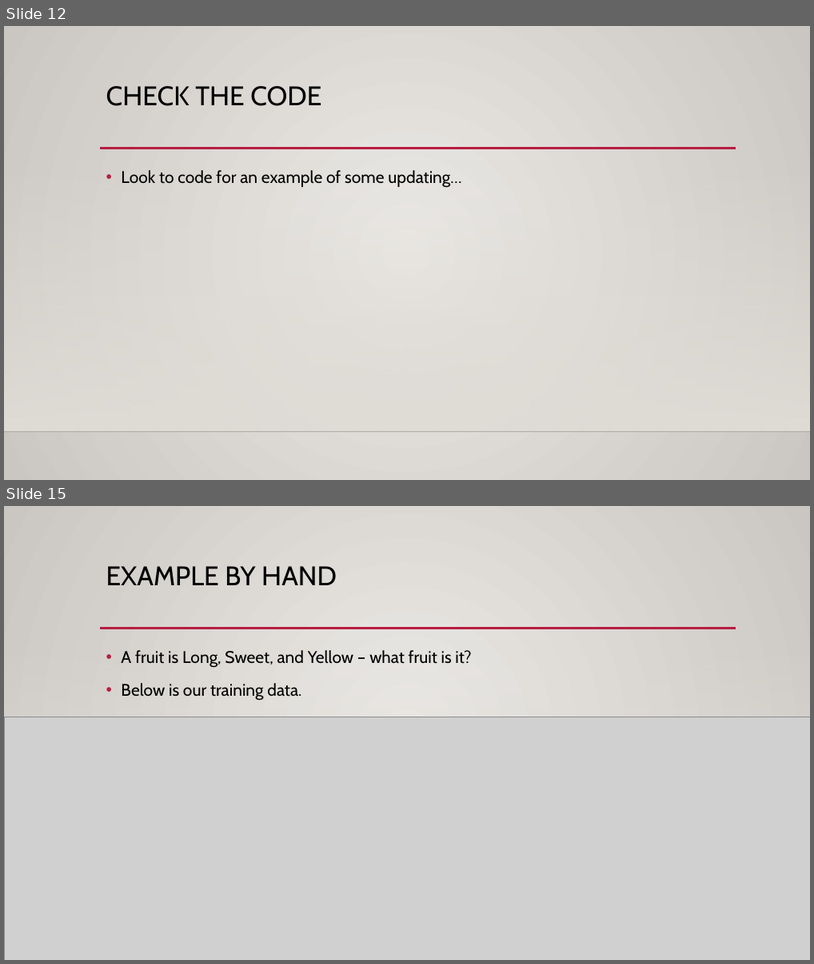
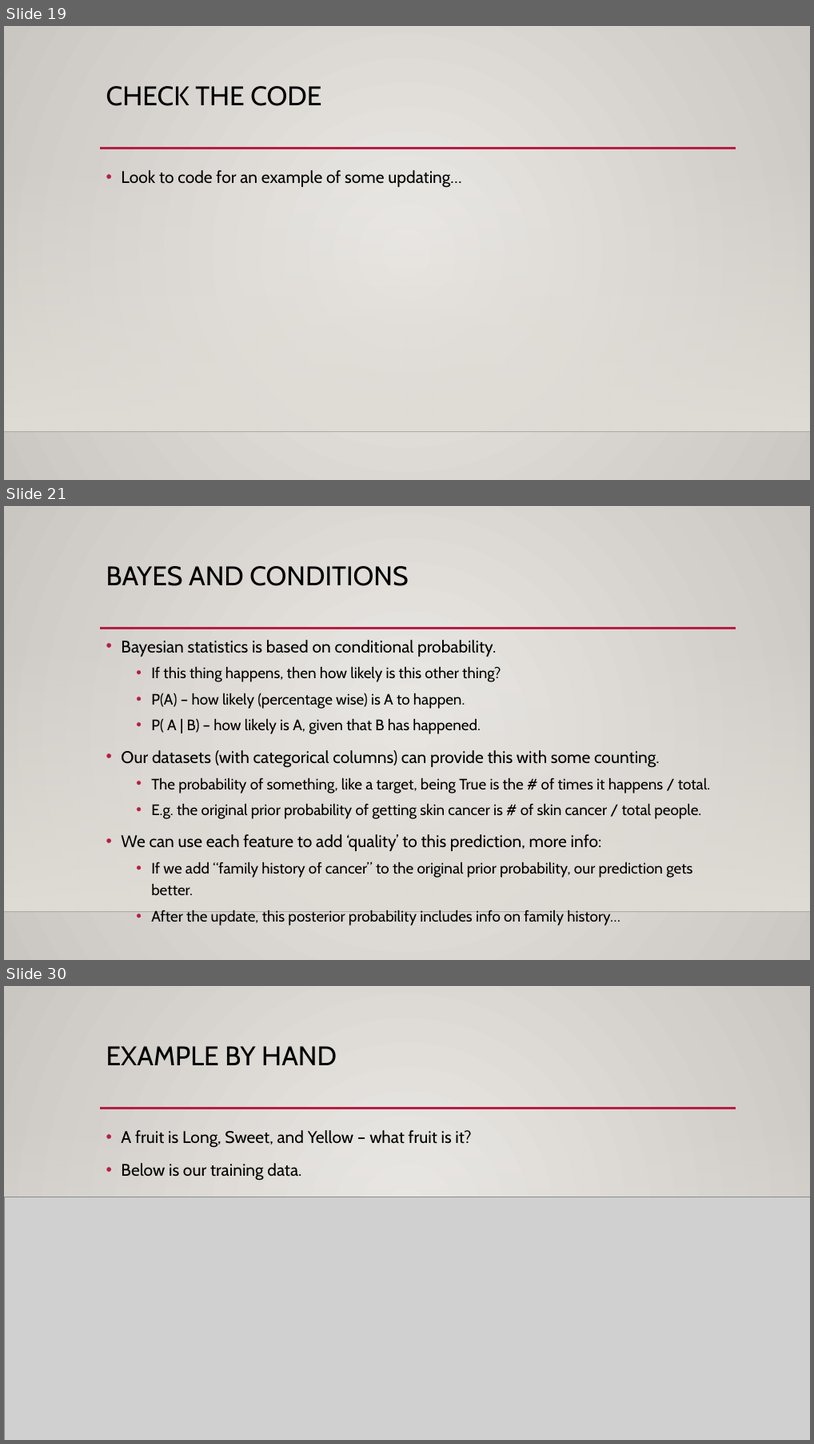
Before and after one commit to AkeemSemperDataScience/Basic_Stats_in_Python_Student_Repository, a slide deck: reference_material/slides/025_Bayes.pptx. Shown one above the other, each under a label of ours: slides 12 and 15 before the commit, slides 19, 21 and 30 after it; the slides between them are not shown. The pictures are 814x964 and 814x1444 pixels, drawn with LibreOffice and Linux fonts; fonts in the diff are those of the drawing; grey boxes stand for pictures; background and template pictures are left out. Boxes give left, top, right and bottom in pixels: in the first picture for what was removed or moved away, otherwise in the second. Text is boxed around its words. In the diff, an @@ line names an element or a change of style, - is before the commit and + after.

```diff
--- a/reference_material/slides/025_Bayes.pptx
+++ b/reference_material/slides/025_Bayes.pptx
@@ slide 21 added at [4,506,810,960], background gradient #ECEAE7 to #CAC7C1; not listed: 3 template elements that a slide beside it also shows @@
@@ title added at [106,566,408,586], 32 pt, text #000000 @@
+BAYES AND CONDITIONS
@@ text added at [121,640,710,896], 18 pt, text #000000 @@
+• Bayesian statistics is based on conditional probability.
+  • If this thing happens, then how likely is this other thing?
+  • P(A) – how likely (percentage wise) is A to happen.
+  • P( A | B) – how likely is A, given that B has happened.
+• Our datasets (with categorical columns) can provide this with some counting.
+  • The probability of something, like a target, being True is the # of times it happens / total.
+  • E.g. the original prior probability of getting skin cancer is # of skin cancer / total people.
+• We can use each feature to add ‘quality’ to this prediction, more info:
+  • If we add “family history of cancer” to the original prior probability, our prediction gets better.
+  • After the update, this posterior probability includes info on family history…
@@ what was slide 12 is now slide 19 @@
@@ what was slide 15 is now slide 30 @@
```
Also in this commit, not shown: 11 slides changed, 21 other slides added, 3 other files.
